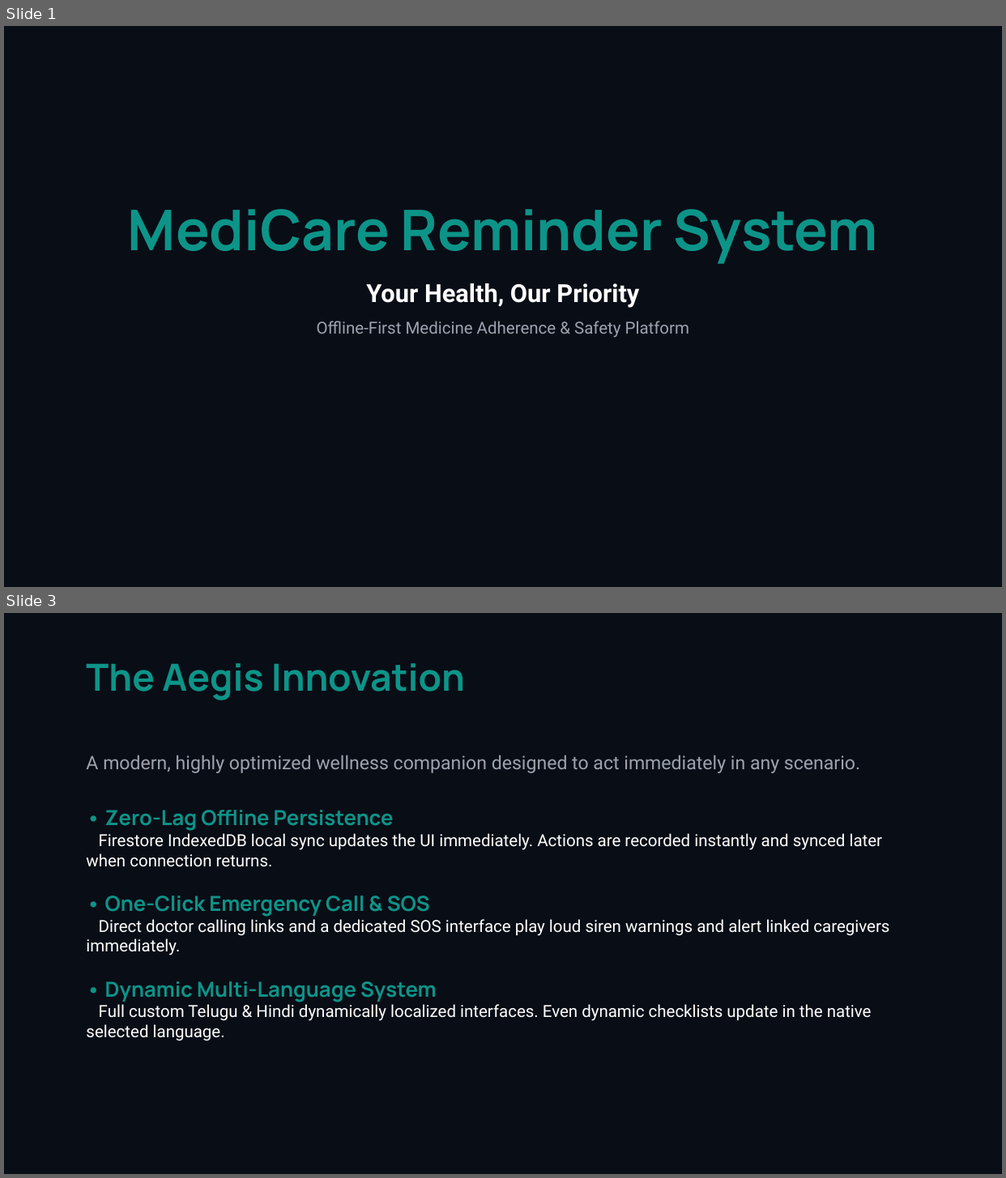
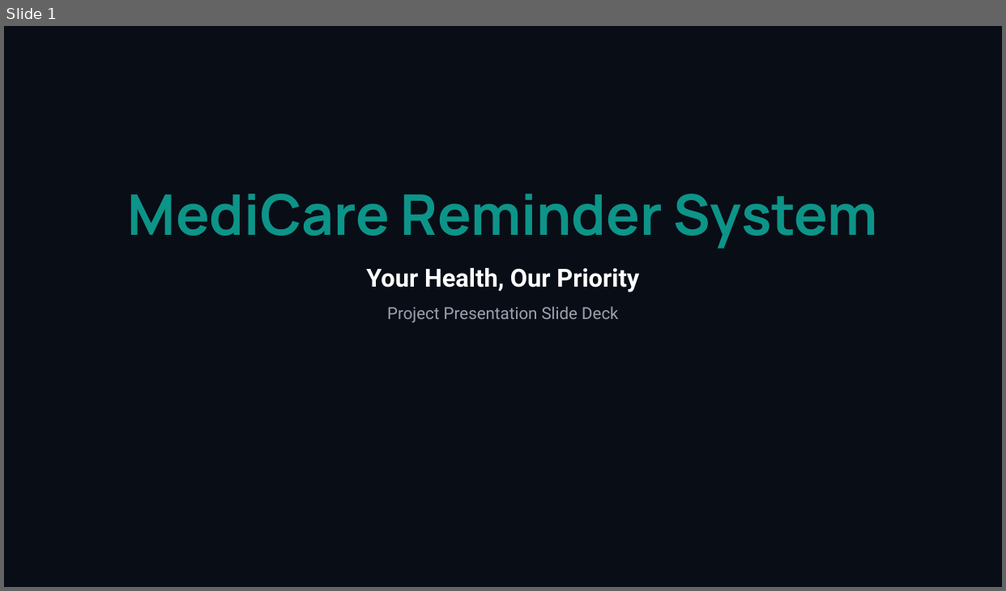
Before and after one commit to velagadadileep6-bot/Medicine-reminder, a slide deck: medicare_presentation.pptx. Shown one above the other, each under a label of ours: slides 1 and 3 before the commit, slide 1 after it; the slides between them are not shown. The pictures are 1006x1178 and 1006x591 pixels, drawn with LibreOffice and Linux fonts; fonts in the diff are those of the drawing. Boxes give left, top, right and bottom in pixels: in the first picture for what was removed or moved away, otherwise in the second. Text is boxed around its words. In the diff, an @@ line names an element or a change of style, - is before the commit and + after.

Commit message:
docs: restructure slide deck to follow abstract, problem statement, reqs, architecture, frontend design structure

```diff
--- a/medicare_presentation.pptx
+++ b/medicare_presentation.pptx
@@ slide 3 removed at [4, 613, 1002, 1174], background #090D16 @@
@@ text removed at [86, 663, 465, 700] @@
-The Aegis Innovation
@@ text removed at [86, 755, 889, 1041] @@
-A modern, highly optimized wellness companion designed to act immediately in any scenario.
-• Zero-Lag Offline Persistence
-Firestore IndexedDB local sync updates the UI immediately. Actions are recorded instantly and synced later when connection returns.
-• One-Click Emergency Call & SOS
-Direct doctor calling links and a dedicated SOS interface play loud siren warnings and alert linked caregivers immediately.
-• Dynamic Multi-Language System
-Full custom Telugu & Hindi dynamically localized interfaces. Even dynamic checklists update in the native selected language.
@@ slide 1 changed as well @@
@@ text "MediCare Reminder System": place and size @@
-text "MediCare Reminder System" at [128, 209, 878, 338]
+text "MediCare Reminder System" at [128, 194, 878, 323]
@@ text at [387, 306, 618, 323]: text changed @@
-Offline-First Medicine Adherence & Safety Platform
+Project Presentation Slide Deck
```
Also in this commit, not shown: 2 other slides changed, 5 slides added, 4 other slides removed, 1 other file.
